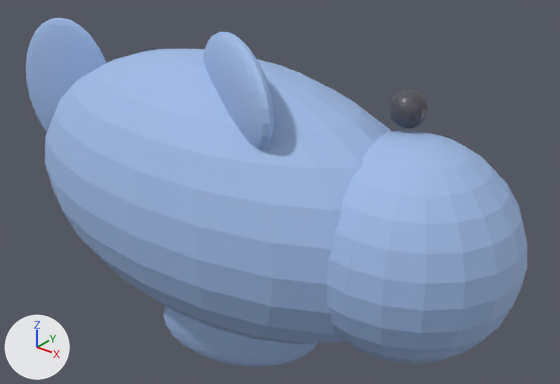
An edit to the glTF model public/models/whale.glb, drawn before and after from the same camera.
Both versions are drawn from a 50 mm lens placed at (4.78, -5.09, 3.34), pointed at (0.39, 0.41, -0.06). The axes (+X, +Y, +Z) are drawn at lower left. The lights are the same throughout. The older version comes first. Where no turn or scale is listed for an object, it has been applied to the vertices.

Names of what the first picture shows: 'Body.001', 'EyeL.001', 'FinL', 'FinR', 'FlukeL', 'Head.001'.
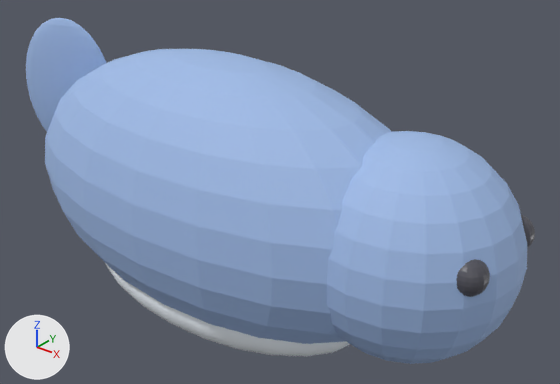
Boxes (x1, y1, x2, y2) around the edits, measured in the pictures (560 x 384 px):
'FinL', deleted (blue)
    before: (203, 32, 274, 150)
'FinR', deleted (blue)
    before: (164, 306, 317, 366)
'Belly.001', moved, rescaled (not visible before)
    after: (106, 264, 350, 357)
'EyeL.001', moved (mostly hidden afterwards)
    before: (389, 90, 428, 128)
    after: (521, 215, 535, 248)
'EyeR.001', moved (not visible before)
    after: (456, 259, 490, 297)

The edits, one by one:
Object 'Belly.001' (ob_belly_001) moves from (0.0, -0.35, 0.1) to (0.0, 0.0, -0.95).
Object 'Belly.001' (ob_belly_001) is rescaled from (1.8, 0.7, 1.0) to (1.7, 0.9, 0.5).
Object 'EyeL.001' (ob_eyel_001) moves from (1.8, 0.35, 1.15) to (2.76, 0.58, 0.21).
Object 'EyeR.001' (ob_eyer_001) moves from (1.8, 0.35, -1.15) to (2.76, -0.28, 0.21).
Object 'FinL' (ob_finl) is deleted.
Object 'FinR' (ob_finr) is deleted.
